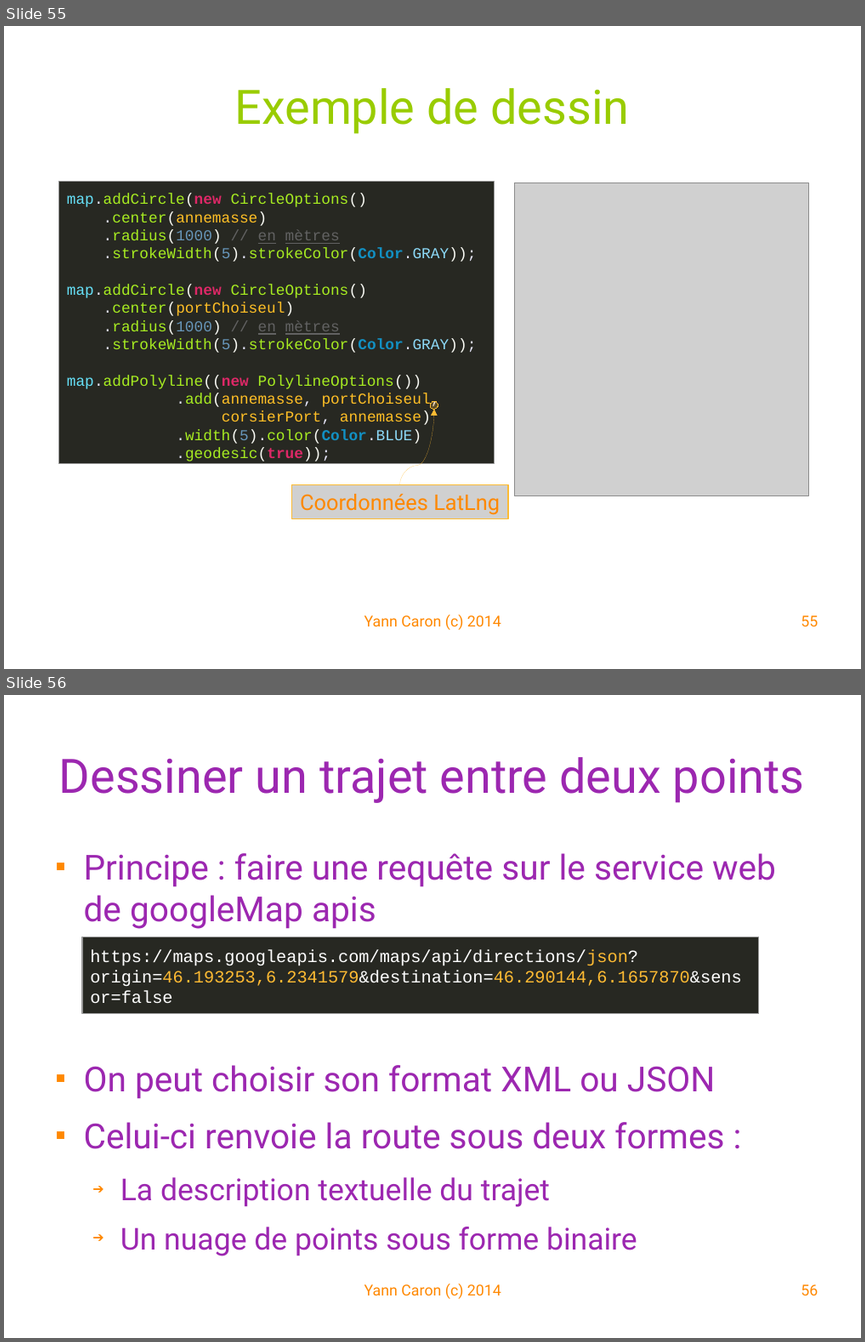
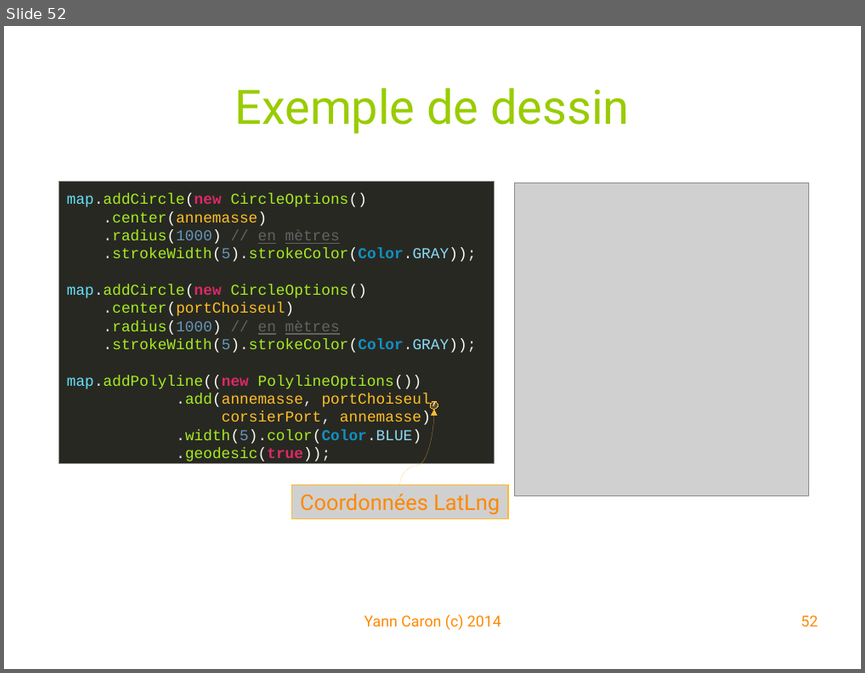
Before and after one commit to YannCaron/Android-ENSG, a slide deck: 05 - Google Map.odp. Shown one above the other, each under a label of ours: slides 55 and 56 before the commit, slide 52 after it. The pictures are 865x1342 and 865x673 pixels, drawn with LibreOffice and Linux fonts; fonts in the diff are those of the drawing; grey boxes stand for pictures; background and template pictures are left out. Boxes give left, top, right and bottom in pixels: in the first picture for what was removed or moved away, otherwise in the second. Text is boxed around its words. In the diff, an @@ line names an element or a change of style, - is before the commit and + after.

Commit message:
Issur #13 Google Map API

```diff
--- a/05 - Google Map.odp
+++ b/05 - Google Map.odp
@@ slide 56 removed at (4, 695, 861, 1338), background #FFFFFF @@
@@ title removed at (59, 757, 805, 803) @@
-Dessiner un trajet entre deux points
@@ text removed at (84, 853, 776, 1256) @@
-■ Principe : faire une requête sur le service web de googleMap apis
-■ On peut choisir son format XML ou JSON
-■ Celui-ci renvoie la route sous deux formes :
-  ➔ La description textuelle du trajet
-  ➔ Un nuage de points sous forme binaire
@@ rectangle removed at (82, 936, 759, 1014) @@
-https://maps.googleapis.com/maps/api/directions/json?origin=46.193253,6.2341579&destination=46.290144,6.1657870&sensor=false
@@ text removed at (364, 1283, 501, 1299) @@
-Yann Caron (c) 2014
@@ page number removed at (800, 1284, 817, 1295) @@
-56
@@ what was slide 55 is now slide 52 @@
@@ page number at (800, 615, 817, 626): text changed @@
-55
+52
```
Also in this commit, not shown: 7 slides changed, 11 slides added, 2 other slides removed, 2 other files.
